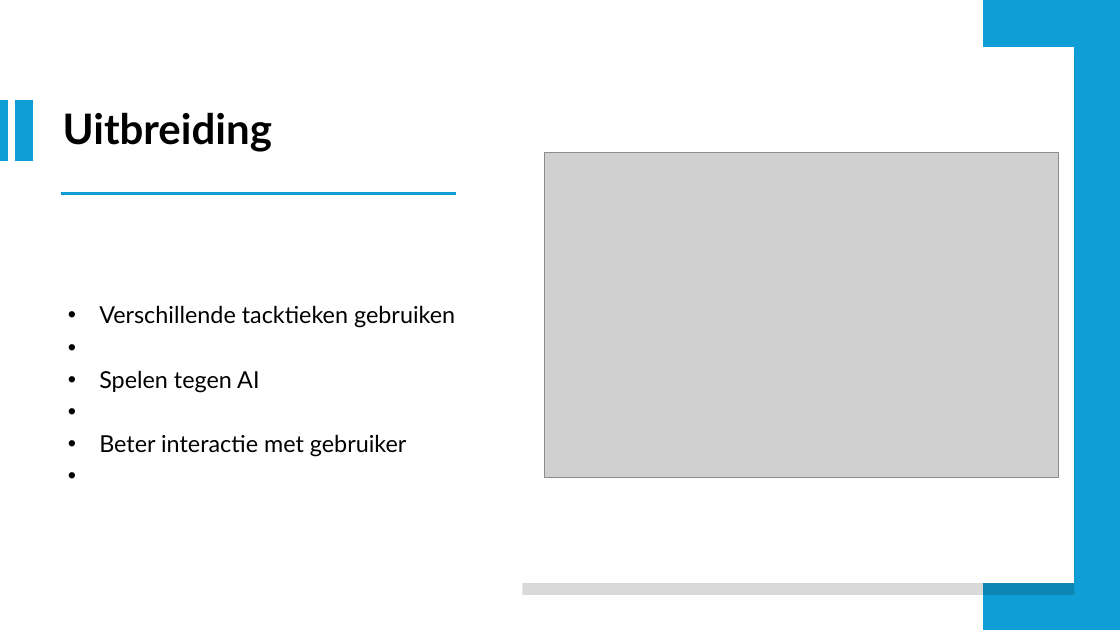
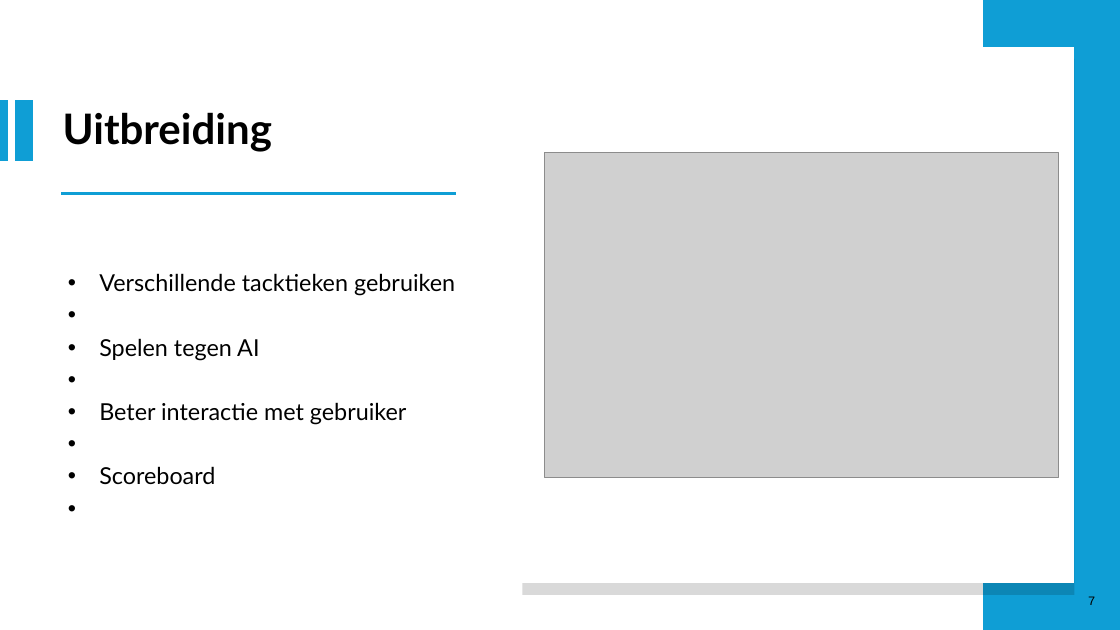
Before and after one commit to RobbeDeW/Mastermind, a slide deck: slide 7 of Presentatie/Mastermind.odp. Drawn at 1120x630 pixels with LibreOffice and Linux fonts; fonts in the diff are those of the drawing; grey boxes stand for pictures. Boxes give left, top, right and bottom in pixels: in the first picture for what was removed or moved away, otherwise in the second. Text is boxed around its words. In the diff, an @@ line names an element or a change of style, - is before the commit and + after.

```diff
--- a/Presentatie/Mastermind.odp
+++ b/Presentatie/Mastermind.odp
@@ text at (x1=99, y1=466, x2=215, y2=485): paragraph added @@
+• Scoreboard
@@ page number added at (x1=1088, y1=596, x2=1096, y2=605), 11 pt, text #000000 @@
+7
```
Also in this commit, not shown: 7 other slides changed.
